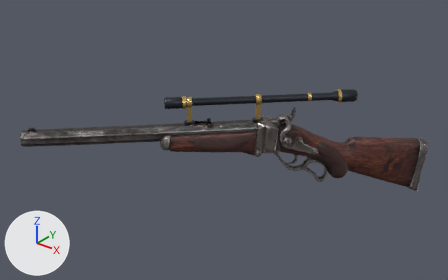
Renders of the glTF model src/episode2/extras/armory/showcase/sharps.glb from each side of a commit.
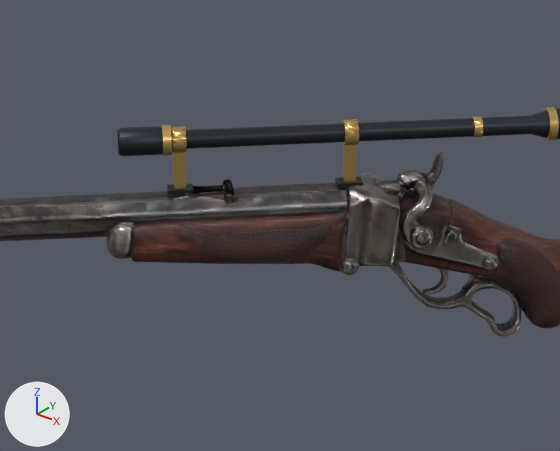
There are two pictures of each version: one whole from a 50 mm camera at (0.867, -1.121, 0.86) aimed at (-0.024, -0.007, 0.169), one close up on the part from 26% to 77% of the width and 16% to 81% of the height. Arrows for +X, +Y and +Z are at lower left; the lights stay in place. The last two pictures show the newer version. Vertices at exactly the same position are counted once.

In view in the first close-up: 'Gun'.
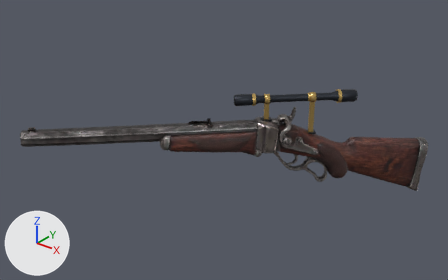
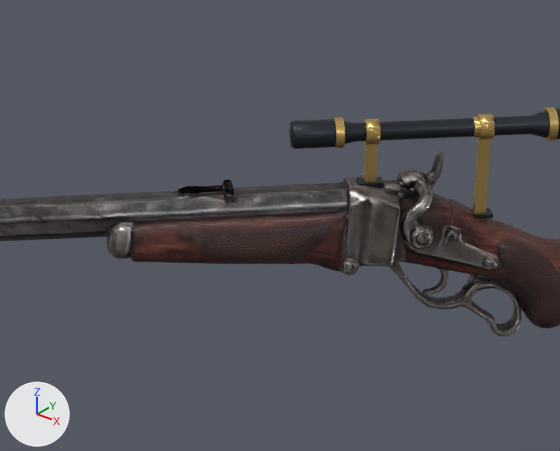
Where the change shows, as pixel boxes [x1, y1, x2, y2] in the close-ups (560 x 451 px; the box of a moved part takes in the faces that stretch with it):
part 1 of me_gun, moved or reshaped
    before: [161, 125, 172, 156]
    after: [333, 118, 345, 148]
part 2 of me_gun, moved or reshaped
    before: [343, 145, 357, 182]
    after: [473, 139, 491, 214]
part 3 of me_gun, moved or reshaped
    before: [173, 152, 186, 189]
    after: [363, 144, 378, 182]
part 4 of me_gun, moved or reshaped
    before: [335, 177, 363, 188]
    after: [471, 208, 493, 219]
part 5 of me_gun, moved or reshaped
    before: [167, 184, 193, 195]
    after: [356, 177, 384, 187]
part 6 of me_gun, moved or reshaped
    before: [117, 116, 533, 156]
    after: [289, 116, 533, 149]
part 7 of me_gun, moved or reshaped
    before: [342, 119, 359, 146]
    after: [476, 114, 495, 140]

The change in detail:
me_gun has 6037 vertices, 11998 faces and spans x -0.377..0.377, y -0.381..0.381, z 0.0..0.3.
me_gun is used by ob_gun; location (0.0, 0.0, 0.0).
me_gun part 1: the loose piece of 56 vertices spanning x -0.097..-0.07, y -0.102..-0.075, z 0.268..0.298 is moved by (0.12, 0.12, 0.0).
me_gun part 2: the loose piece of 8 vertices spanning x 0.039..0.052, y 0.034..0.047, z 0.227..0.276 is scaled about its middle by (1, 1, 1.86), then moved by (0.096, 0.096, -0.021).
me_gun part 3: the loose piece of 8 vertices spanning x -0.082..-0.068, y -0.087..-0.073, z 0.227..0.276 is moved by (0.135, 0.135, -0.001).
me_gun part 4: the loose piece of 8 vertices spanning x 0.031..0.06, y 0.026..0.055, z 0.227..0.231 is moved by (0.096, 0.096, -0.042).
me_gun part 5: the loose piece of 8 vertices spanning x -0.089..-0.06, y -0.094..-0.065, z 0.228..0.232 is moved by (0.135, 0.135, -0.002).
me_gun part 6: 171 of 6037 vertices moved; they spanned x -0.126..-0.061, y -0.131..-0.066, z 0.269..0.297 and now span x -0.005..0.074, y -0.01..0.069, z 0.269..0.297; mean shift (0.125, 0.125, 0.0); largest move (-0.076, -0.069, 0.273) -> (0.071, 0.055, 0.273).
me_gun part 7: 52 of the vertices in x 0.032..0.059, y 0.027..0.054, z 0.27..0.296 are moved by (0.096, 0.096, 0.0).
